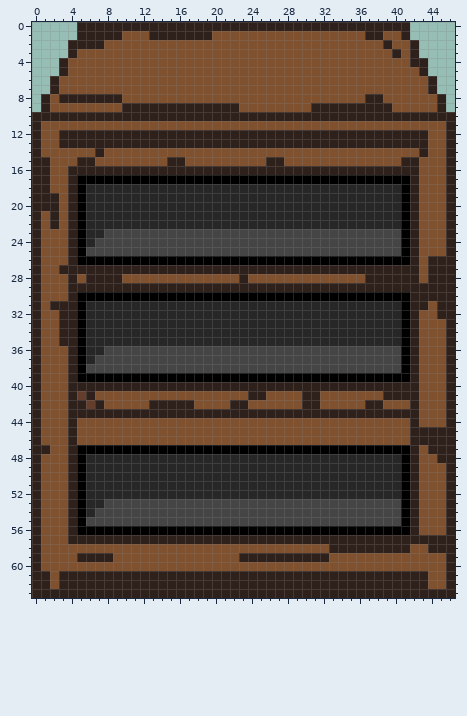
Two versions of one pixel-art file, Assets/Game Assets/Cabin/Buttons/Bookshelf/bookshelf.aseprite. Above: the version before the commit.
47x64 pixels, 1 frame.
And afterwards:
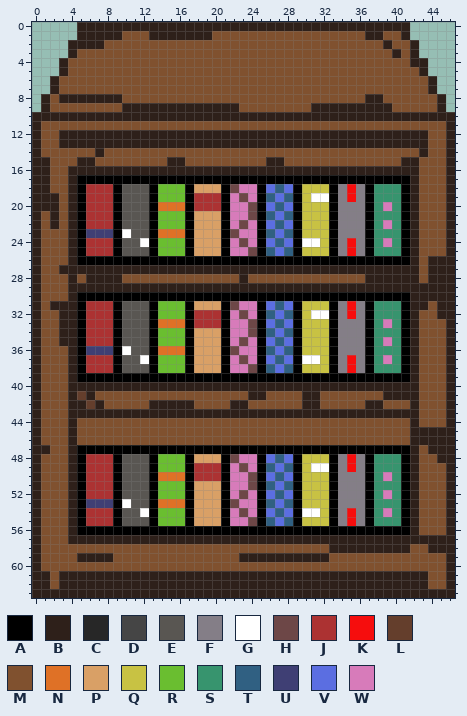
Palette (. is transparent): A #000000  B #2e201a  C #272727  D #454545  E #595652  F #847e87  G #ffffff  H #6d4747  J #ac3232  K #f60d0d  L #643e2c  M #80512f  N #df7126  P #d9a066  Q #c8c243  R #6abe30  S #37946e  T #306082  U #3f3f74  V #5b6ee1  W #d77bba
What changed:
layer "EmptyBookshelf/Bookshelf" now hidden
layer "EmptyBookshelf/Bottom" now hidden
layer "EmptyBookshelf/Middle" now hidden
layer "EmptyBookshelf/Top" now hidden
layer "FullBookshelf/Bookshelf" now shown
layer "FullBookshelf/Top" now shown
layer "FullBookshelf/Middle" now shown
layer "FullBookshelf/Bottom" now shown
Changed rows in their new state; - is an unchanged pixel.
Layers "FullBookshelf/Bottom", "FullBookshelf/Middle", "FullBookshelf/Top":
first column x 6:
18 JJJAEEEARRRAPPPAHWWAVTVAQQQAFKFASSS
19 JJJAEEEARRRAJJJAWHWATVTAQGGAFKFASSS
20 JJJAEEEANNNAJJJAWWHAVTVAQQQAFFFASWS
21 JJJAEEEARRRAPPPAWWHATVTAQQQAFFFASSS
22 JJJAEEEARRRAPPPAWHWAVTVAQQQAFFFASWS
23 UUUAGEEANNNAPPPAHWWATVTAQQQAFFFASSS
24 JJJAEEGARRRAPPPAWHWAVTVAGGQAFKFASWS
25 JJJAEEEARRRAPPPAWWHATVTAQQQAFKFASSS
first column x 6:
31 JJJAEEEARRRAPPPAHWWAVTVAQQQAFKFASSS
32 JJJAEEEARRRAJJJAWHWATVTAQGGAFKFASSS
33 JJJAEEEANNNAJJJAWWHAVTVAQQQAFFFASWS
34 JJJAEEEARRRAPPPAWWHATVTAQQQAFFFASSS
35 JJJAEEEARRRAPPPAWHWAVTVAQQQAFFFASWS
36 UUUAGEEANNNAPPPAHWWATVTAQQQAFFFASSS
37 JJJAEEGARRRAPPPAWHWAVTVAGGQAFKFASWS
38 JJJAEEEARRRAPPPAWWHATVTAQQQAFKFASSS
first column x 6:
48 JJJAEEEARRRAPPPAHWWAVTVAQQQAFKFASSS
49 JJJAEEEARRRAJJJAWHWATVTAQGGAFKFASSS
50 JJJAEEEANNNAJJJAWWHAVTVAQQQAFFFASWS
51 JJJAEEEARRRAPPPAWWHATVTAQQQAFFFASSS
52 JJJAEEEARRRAPPPAWHWAVTVAQQQAFFFASWS
53 UUUAGEEANNNAPPPAHWWATVTAQQQAFFFASSS
54 JJJAEEGARRRAPPPAWHWAVTVAGGQAFKFASWS
55 JJJAEEEARRRAPPPAWWHATVTAQQQAFKFASSS
Changed places in both pictures, as pixel boxes (x1, y1, x2, y2):
changed: (86, 184, 401, 256)
changed: (86, 301, 401, 373)
changed: (86, 454, 401, 526)
